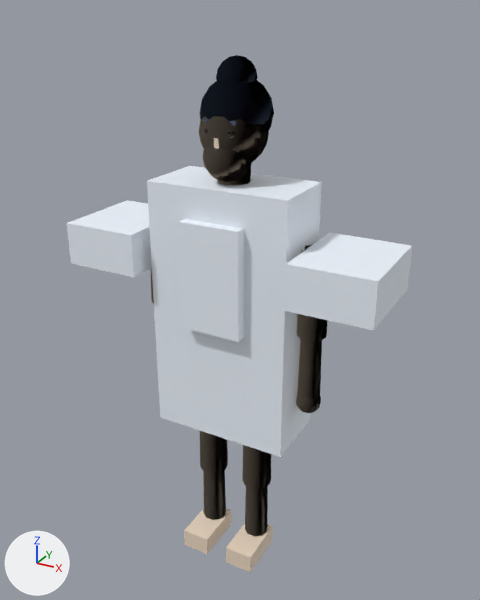
Two versions of the glTF model frontend/public/models/characters/civilizations/ancient/character/body.glb, one commit apart.
Rendered twice from a 50 mm camera at (0.975, -1.735, 1.872) aimed at (0.009, 0.022, 0.993). Lighting does not change. The marker at lower left points along +X, +Y and +Z. The first picture is the older version. Vertices at exactly the same position are counted once.

The scene before the commit, as lines of its bpy script (objects in view):
```python
me_cloth = bpy.data.meshes.new('Cloth')
me_cloth.from_pydata(...)  # a box spanning x -0.236..0.236, y -0.12..0.12, z 0.541..1.391; a box spanning x -0.523..-0.263, y -0.18..0.14, z 1.092..1.232; a box spanning x 0.263..0.523, y -0.18..0.14, z 1.092..1.232; a box spanning x -0.1..0.1, y -0.155..-0.105, z 0.941..1.291
me_cloth.materials.append(mat_cloth)  # white #eef6ff
me_hair = bpy.data.meshes.new('Hair')
me_hair.from_pydata(...)  # 178 vertices, 336 faces; spans x -0.11..0.11, y -0.085..0.125, z 1.479..1.749
me_hair.materials.append(mat_hair)  # dark blue #49566d
me_skin = bpy.data.meshes.new('Skin')
me_skin.from_pydata(...)  # 848 vertices, 1334 faces; spans x -0.32..0.32, y -0.14..0.1, z 0.01..1.64
me_skin.materials.append(mat_skin)  # beige #eddac4
ob_cloth = bpy.data.objects.new('Cloth', me_cloth)
ob_cloth.location = (0.0, 0.0, 0.0)
ob_hair = bpy.data.objects.new('Hair', me_hair)
ob_hair.location = (0.0, 0.0, 0.0)
ob_skin = bpy.data.objects.new('Skin', me_skin)
ob_skin.location = (0.0, 0.0, 0.0)
```
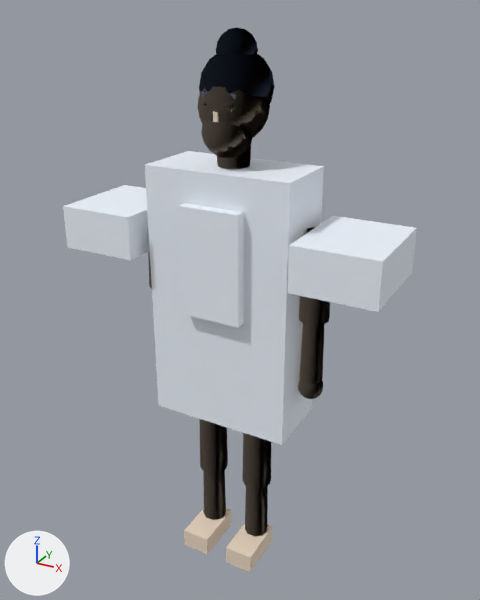
The change, as a list of edits to the scene's bpy script:
```text
Change me_skin:
    used by ob_skin; location = (0.0, 0.0, 0.0)
    remove me_skin.from_pydata(...)  # 848 vertices, 1334 faces; spans x -0.32..0.32, y -0.14..0.1, z 0.01..1.64
    add me_skin.from_pydata(...)  # 848 vertices, 1334 faces; spans x -0.33..0.33, y -0.14..0.1, z 0.01..1.72
    me_skin part 1: the loose piece of 151 vertices spanning x -0.1..0.1, y -0.1..0.1, z 1.43..1.64 is moved by (0.0, 0.0, 0.07)
    me_skin part 2: the loose piece of 93 vertices spanning x -0.07..0.07, y -0.11..0.04, z 1.4..1.55 is moved by (0.0, 0.0, 0.07)
    me_skin part 3: the loose piece of 42 vertices spanning x -0.05..-0.02, y -0.1..-0.06, z 1.53..1.56 is moved by (0.0, 0.0, 0.07)
    me_skin part 4: the loose piece of 42 vertices spanning x 0.02..0.05, y -0.1..-0.06, z 1.53..1.56 is moved by (0.0, 0.0, 0.07)
    me_skin part 5: the loose piece of 8 vertices spanning x -0.01..0.01, y -0.1..-0.09, z 1.51..1.54 is moved by (0.0, 0.0, 0.07)
    me_skin part 6: the loose piece of 26 vertices spanning x -0.05..0.05, y -0.05..0.05, z 1.33..1.44 is moved by (0.0, 0.0, 0.07)
    me_skin part 7: the loose piece of 26 vertices spanning x -0.32..-0.23, y -0.05..0.05, z 0.94..1.22 is moved by (-0.01, 0.0, 0.06)
    me_skin part 8: the loose piece of 26 vertices spanning x 0.23..0.32, y -0.05..0.05, z 0.94..1.22 is moved by (0.01, 0.0, 0.06)
    me_skin part 9: the loose piece of 22 vertices spanning x 0.24..0.31, y -0.04..0.04, z 0.73..0.95 is moved by (0.01, 0.0, 0.06)
    me_skin part 10: the loose piece of 85 vertices spanning x 0.23..0.32, y -0.04..0.04, z 0.66..0.74 is moved by (0.01, 0.0, 0.06)
    other edits to the shape of me_skin do not show in these pictures
Change me_cloth:
    used by ob_cloth; location = (0.0, 0.0, 0.0)
    remove me_cloth.from_pydata(...)  # 32 vertices, 48 faces; spans x -0.523..0.523, y -0.18..0.14, z 0.541..1.391
    add me_cloth.from_pydata(...)  # 32 vertices, 48 faces; spans x -0.53..0.53, y -0.18..0.14, z 0.59..1.44
    me_cloth part 11: the loose piece of 8 vertices spanning x -0.236..0.236, y -0.12..0.12, z 0.541..1.391 is scaled about its middle by (1.02, 1, 1), then moved by (0.0, 0.0, 0.048)
    me_cloth part 12: the loose piece of 8 vertices spanning x -0.523..-0.263, y -0.18..0.14, z 1.092..1.232 is moved by (-0.007, 0.0, 0.055)
    me_cloth part 13: the loose piece of 8 vertices spanning x 0.263..0.523, y -0.18..0.14, z 1.092..1.232 is moved by (0.007, 0.0, 0.055)
    me_cloth part 14: the loose piece of 8 vertices spanning x -0.1..0.1, y -0.155..-0.105, z 0.941..1.291 is moved by (0.0, 0.0, 0.048)
Change me_hair:
    used by ob_hair; location = (0.0, 0.0, 0.0)
    remove me_hair.from_pydata(...)  # 178 vertices, 336 faces; spans x -0.11..0.11, y -0.085..0.125, z 1.479..1.749
    add me_hair.from_pydata(...)  # 178 vertices, 336 faces; spans x -0.11..0.11, y -0.085..0.125, z 1.552..1.822
    me_hair part 15: the loose piece of 8 vertices spanning x 0.024..0.051, y -0.083..-0.065, z 1.571..1.583 is moved by (0.001, -0.001, 0.073)
    me_hair part 16: the loose piece of 77 vertices spanning x -0.11..0.11, y -0.085..0.125, z 1.479..1.699 is moved by (0.0, 0.0, 0.073)
    me_hair part 17: the loose piece of 77 vertices spanning x -0.06..0.06, y -0.037..0.077, z 1.629..1.749 is moved by (0.0, 0.0, 0.073)
    other edits to the shape of me_hair do not show in these pictures
```

Pixel boxes (x1, y1, x2, y2) of what changed, in the pictures (480 x 600 px; the box of a moved part takes in the faces that stretch with it):
'Cloth', reshaped
    before: (67, 166, 412, 457)
    after: (63, 151, 417, 445)
'Skin', reshaped (6% taller)
    before: (150, 116, 327, 572)
    after: (148, 87, 330, 572)
'Hair', reshaped
    before: (200, 55, 274, 132)
    after: (199, 27, 275, 106)
part 1 of me_skin, moved or reshaped
    before: (199, 116, 269, 162)
    after: (197, 87, 270, 138)
part 2 of me_skin, moved or reshaped
    before: (202, 146, 252, 182)
    after: (201, 121, 252, 158)
part 3 of me_skin, moved or reshaped
    before: (203, 128, 207, 135)
    after: (202, 101, 206, 109)
part 4 of me_skin, moved or reshaped
    before: (227, 130, 235, 138)
    after: (227, 103, 235, 111)
part 5 of me_skin, moved or reshaped
    before: (214, 138, 219, 149)
    after: (213, 112, 219, 122)
part 6 of me_skin, moved or reshaped
    before: (217, 167, 251, 185)
    after: (217, 143, 251, 169)
part 7 of me_skin, moved or reshaped (mostly hidden)
    before: (150, 268, 154, 303)
    after: (148, 251, 152, 288)
part 8 of me_skin, moved or reshaped
    before: (297, 245, 327, 341)
    after: (299, 227, 330, 325)
part 9 of me_skin, moved or reshaped
    before: (297, 339, 322, 399)
    after: (299, 323, 325, 384)
part 10 of me_skin, moved or reshaped
    before: (296, 394, 321, 413)
    after: (298, 380, 323, 399)
part 11 of me_cloth, moved or reshaped
    before: (147, 166, 322, 457)
    after: (145, 151, 324, 445)
part 12 of me_cloth, moved or reshaped
    before: (67, 200, 152, 277)
    after: (63, 185, 150, 261)
part 13 of me_cloth, moved or reshaped
    before: (285, 233, 412, 330)
    after: (288, 216, 417, 312)
part 14 of me_cloth, moved or reshaped
    before: (179, 219, 244, 342)
    after: (178, 203, 244, 327)
part 15 of me_hair, moved or reshaped
    before: (229, 121, 237, 126)
    after: (230, 94, 236, 99)
part 16 of me_hair, moved or reshaped
    before: (200, 81, 274, 132)
    after: (199, 54, 275, 106)
part 17 of me_hair, moved or reshaped
    before: (216, 55, 258, 83)
    after: (216, 27, 258, 55)
